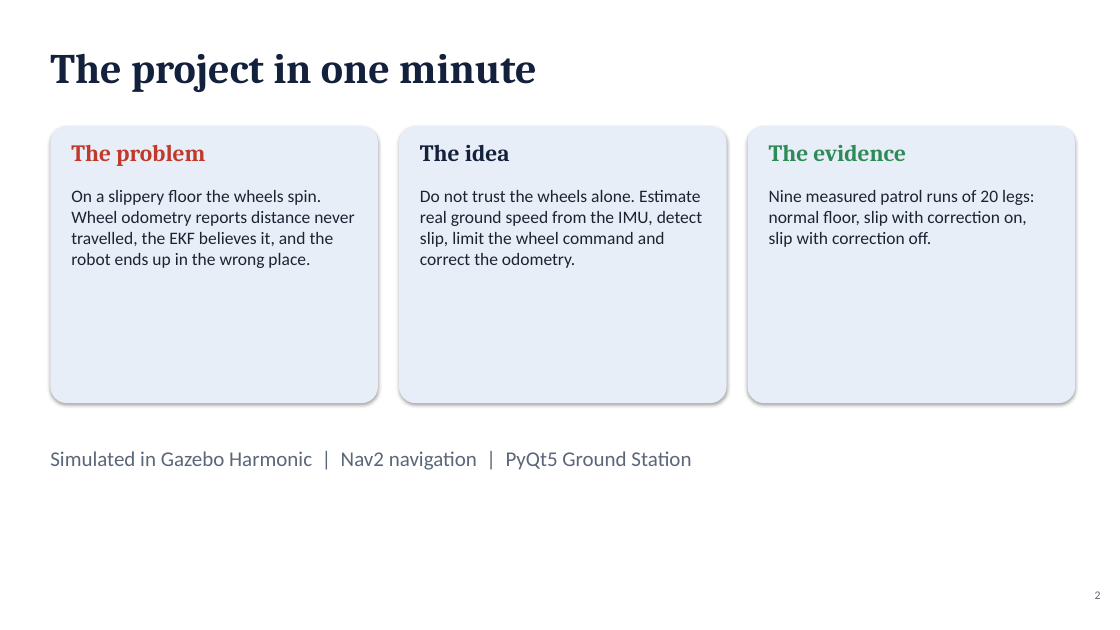
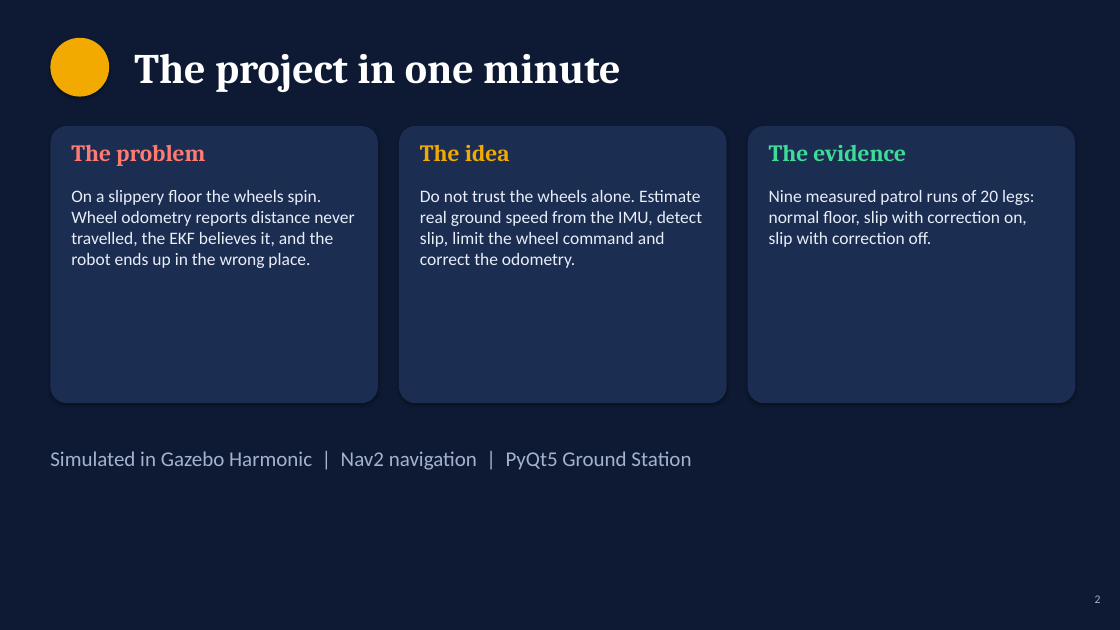
Before and after one commit to Saibts/AgileX_ScoutMini_JAZZY, a slide deck: slide 2 of docs/Scout_Mini_Project_Presentation.pptx. Drawn at 1120x630 pixels with LibreOffice and Linux fonts; fonts in the diff are those of the drawing. Boxes give left, top, right and bottom in pixels: in the first picture for what was removed or moved away, otherwise in the second. Text is boxed around its words. In the diff, an @@ line names an element or a change of style, - is before the commit and + after.

```diff
--- a/docs/Scout_Mini_Project_Presentation.pptx
+++ b/docs/Scout_Mini_Project_Presentation.pptx
@@ background #FFFFFF to #0E1A33 @@
@@ text "The project in one minute": place and size @@
-text "The project in one minute" at [50, 53, 537, 92]
+text "The project in one minute" at [134, 53, 621, 92]
@@ text "The project in one minute" at [134, 53, 621, 92]: text colour #14213D to #FFFFFF @@
@@ ellipse added at [50, 38, 109, 97], fill #F2A900 @@
@@ text "The problem" at [71, 144, 205, 166]: text colour #C0392B to #FF7B72 @@
@@ text "The idea" at [420, 145, 510, 161]: text colour #14213D to #F2A900 @@
@@ fill #E8EEF7 to #1C2D52 in 3 elements at [50, 126, 378, 403], [399, 126, 727, 403], [748, 126, 1075, 403] @@
@@ text "The evidence" at [769, 145, 906, 161]: text colour #2E8B57 to #3DDC97 @@
@@ text colour #1B2433 to #E8EEF8 in 3 elements at [71, 190, 354, 268], [420, 190, 702, 268], [769, 190, 1034, 247] @@
@@ text "Simulated in Gazebo Harmonic | ..." at [50, 451, 691, 470]: text colour #5B6678 to #A3B3CE @@
@@ text "2" at [1095, 595, 1101, 603]: text colour #5B6678 to #A3B3CE @@
```
Also in this commit, not shown: 14 other slides changed.
